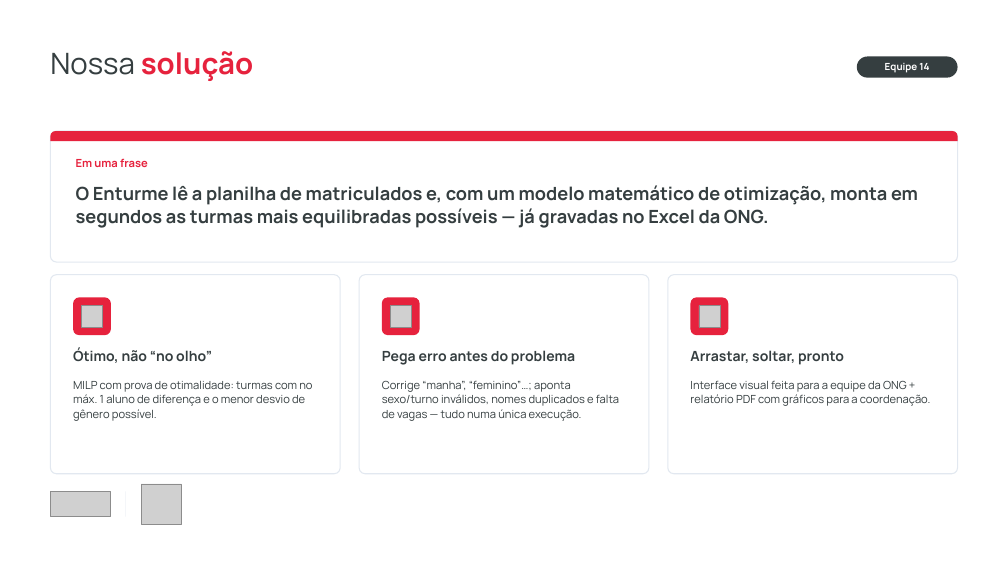
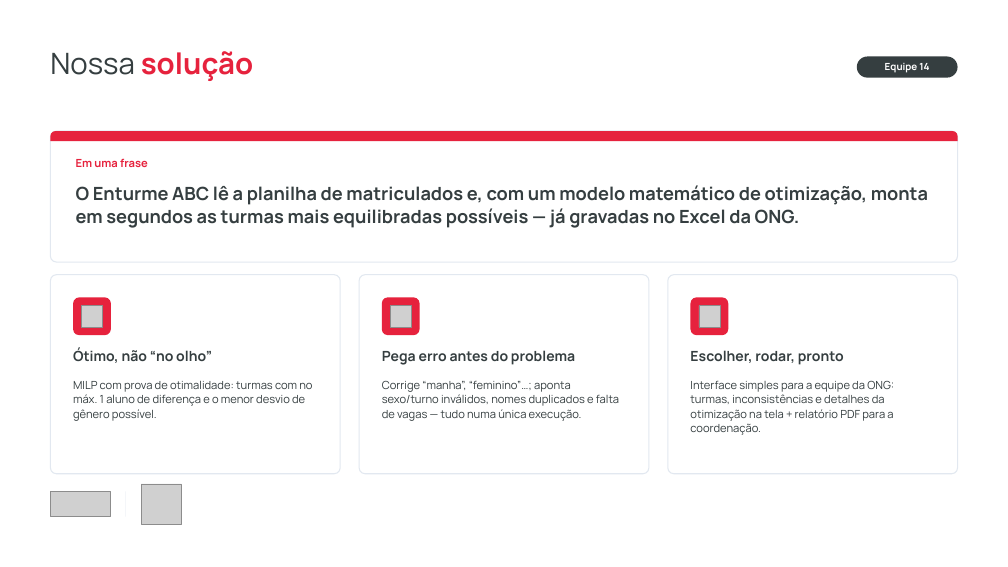
Before and after one commit to m2605/desafio-unisoma, a slide deck: slide 4 of solucao_monolitica/docs/Apresentacao_Enturme.pptx. Drawn at 1008x567 pixels with LibreOffice and Linux fonts; fonts in the diff are those of the drawing; grey boxes stand for pictures; background and template pictures are left out. Boxes give left, top, right and bottom in pixels: in the first picture for what was removed or moved away, otherwise in the second. Text is boxed around its words. In the diff, an @@ line names an element or a change of style, - is before the commit and + after.

Commit message:
Slides com o nome Enturme ABC e o print da nova interface; entrega atualizada

```diff
--- a/solucao_monolitica/docs/Apresentacao_Enturme.pptx
+++ b/solucao_monolitica/docs/Apresentacao_Enturme.pptx
@@ text at [76, 185, 928, 228]: text changed @@
-O Enturme lê a planilha de matriculados e, com um modelo matemático de otimização, monta em segundos as turmas mais equilibradas possíveis — já gravadas no Excel da ONG.
+O Enturme ABC lê a planilha de matriculados e, com um modelo matemático de otimização, monta em segundos as turmas mais equilibradas possíveis — já gravadas no Excel da ONG.
@@ text at [690, 350, 844, 365]: text changed @@
-Arrastar, soltar, pronto
+Escolher, rodar, pronto
@@ text at [690, 380, 894, 435]: text changed @@
-Interface visual feita para a equipe da ONG + relatório PDF com gráficos para a coordenação.
+Interface simples para a equipe da ONG: turmas, inconsistências e detalhes da otimização na tela + relatório PDF para a coordenação.
```
Also in this commit, not shown: 3 other slides changed, 7 other files.
